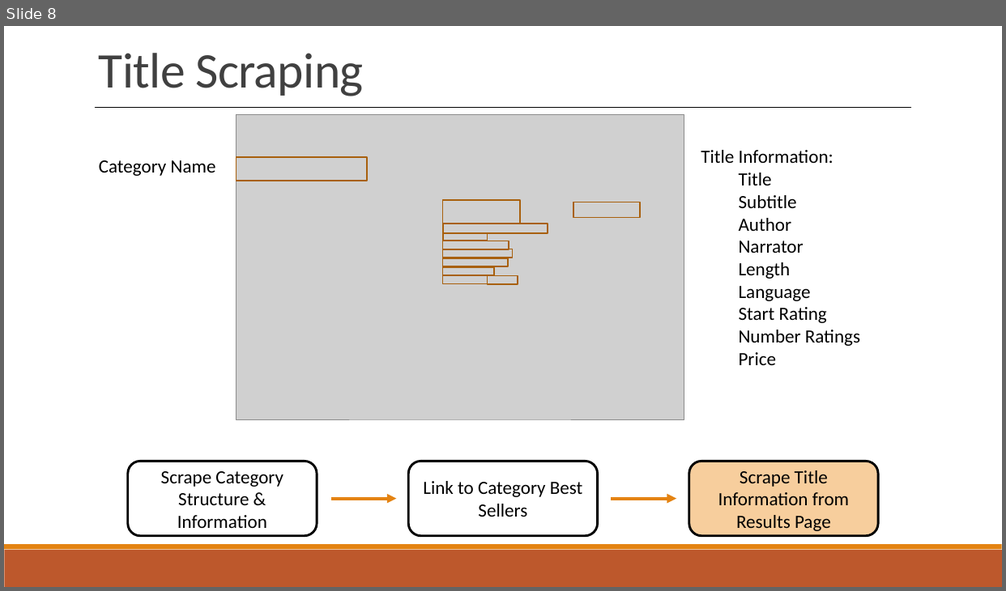
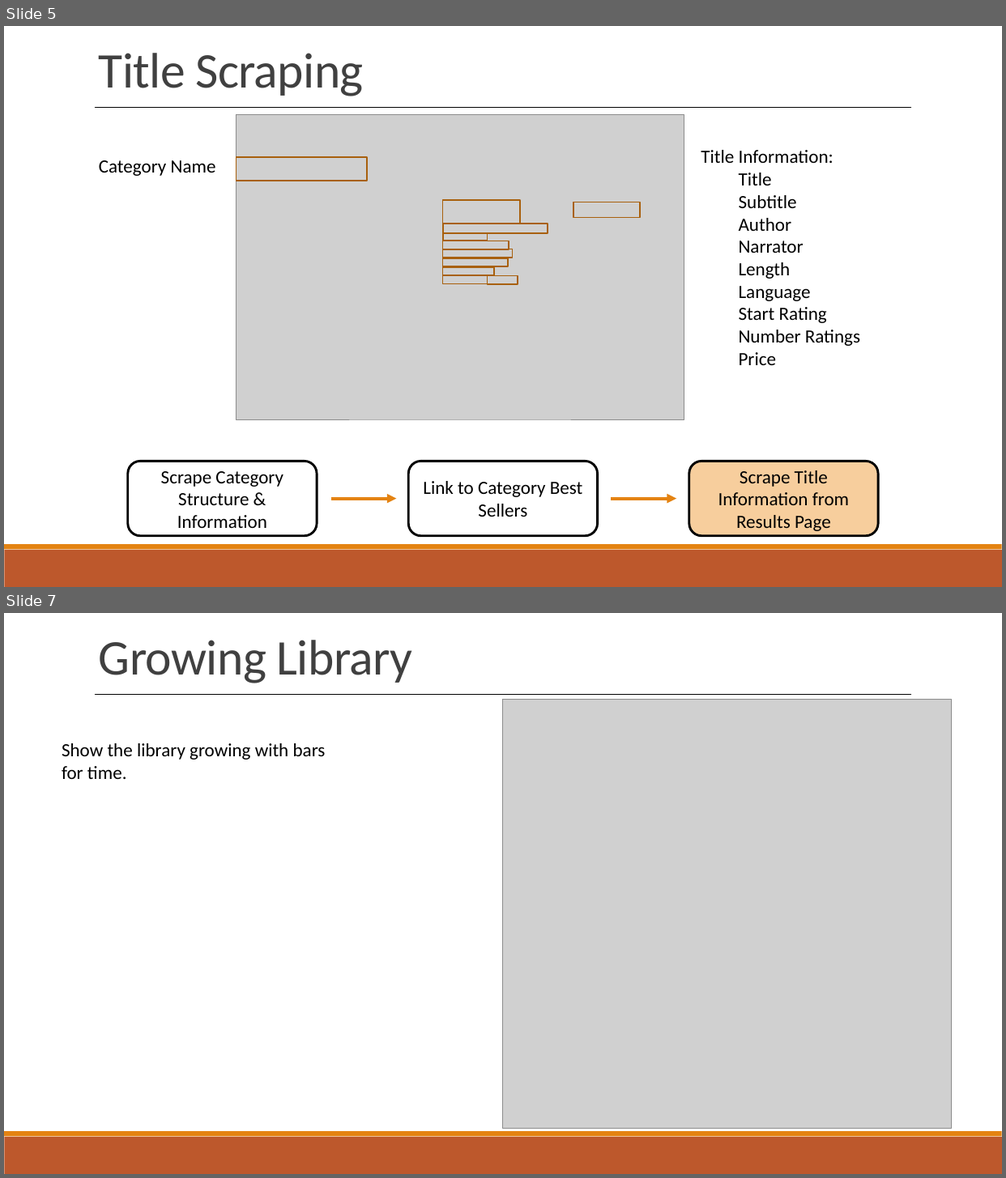
Before and after one commit to jwelch1123/finding_the_tree_in_the_forest, a slide deck: Presentation.pptx. Shown one above the other, each under a label of ours: slide 8 before the commit, slides 5 and 7 after it; the slides between them are not shown. The pictures are 1006x591 and 1006x1178 pixels, drawn with LibreOffice and Linux fonts; fonts in the diff are those of the drawing; grey boxes stand for pictures. Boxes give left, top, right and bottom in pixels: in the first picture for what was removed or moved away, otherwise in the second. Text is boxed around its words. In the diff, an @@ line names an element or a change of style, - is before the commit and + after.

```diff
--- a/Presentation.pptx
+++ b/Presentation.pptx
@@ slide 7 added at (4, 613, 1002, 1174), background #FFFFFF; not listed: 2 template elements that a slide beside it also shows @@
@@ text added at (99, 640, 413, 683), 48 pt, text #404040 @@
+Growing Library
@@ line added from (96, 695) to (911, 695), #000000 0.25 pt @@
@@ picture added at (503, 700, 953, 1129) @@
@@ text added at (62, 743, 326, 779), 18 pt, text #000000 @@
+Show the library growing with bars for time.
@@ what was slide 8 is now slide 5 @@
```
Also in this commit, not shown: 4 slides changed, 15 other slides added, 12 slides removed, 20 other files.
